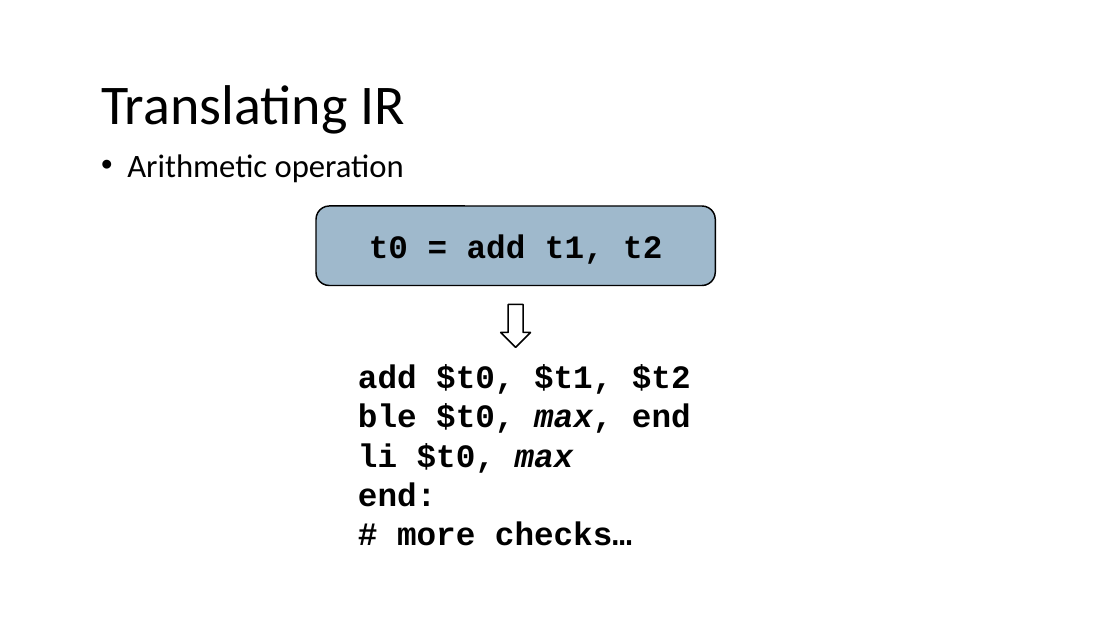
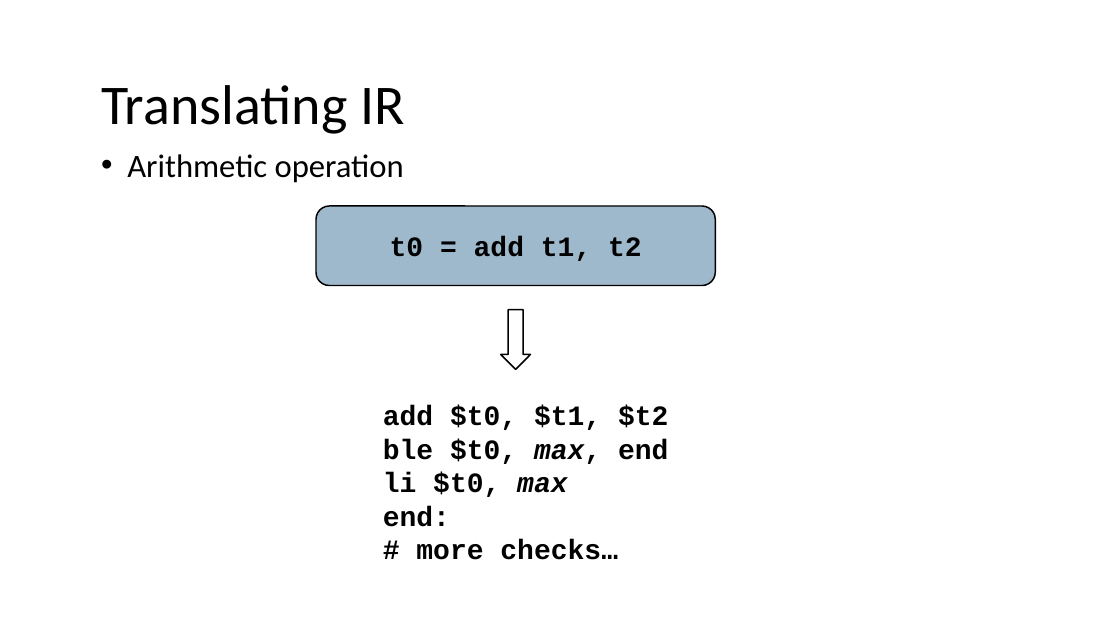
Before and after one commit to nivshani/compilation, a slide deck: slide 50 of slides/codegen.pptx. Drawn at 1120x630 pixels with LibreOffice and Linux fonts; fonts in the diff are those of the drawing. Boxes give left, top, right and bottom in pixels: in the first picture for what was removed or moved away, otherwise in the second. Text is boxed around its words. In the diff, an @@ line names an element or a change of style, - is before the commit and + after.

```diff
--- a/slides/codegen.pptx
+++ b/slides/codegen.pptx
@@ rounded rectangle "t0 = add t1, t2" at [316, 206, 715, 286]: size 28 to 24 pt @@
@@ down arrow: place and size @@
-down arrow at [501, 304, 531, 347]
+down arrow at [501, 310, 531, 370]
@@ text "add $t0, $t1, $t2" at [383, 405, 668, 560]: size 28 to 24 pt @@
@@ text "add $t0, $t1, $t2": place and size @@
-text "add $t0, $t1, $t2" at [358, 365, 691, 546]
+text "add $t0, $t1, $t2" at [383, 405, 668, 560]
```
Also in this commit, not shown: 21 other slides changed, 1 other file.
